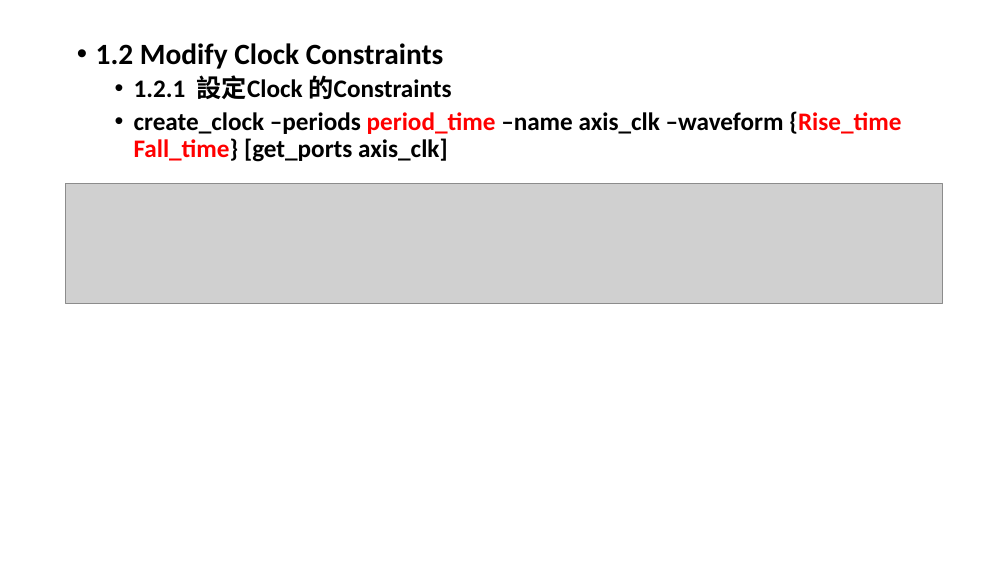
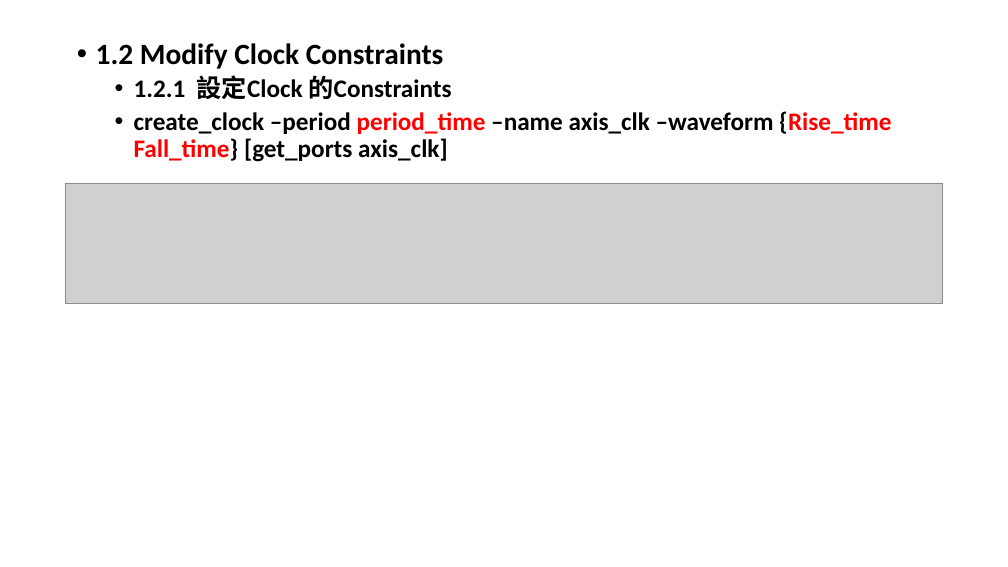
Before and after one commit to bol-edu/caravel-soc_fpga-lab, a slide deck: slide 8 of lab-fir/SYN_Workflow.pptx. Drawn at 1008x567 pixels with LibreOffice and Linux fonts; fonts in the diff are those of the drawing; grey boxes stand for pictures. Boxes give left, top, right and bottom in pixels: in the first picture for what was removed or moved away, otherwise in the second. Text is boxed around its words. In the diff, an @@ line names an element or a change of style, - is before the commit and + after.

```diff
--- a/lab-fir/SYN_Workflow.pptx
+++ b/lab-fir/SYN_Workflow.pptx
@@ text at [134, 111, 891, 162]: text changed @@
-  • create_clock –periods period_time –name axis_clk –waveform {Rise_time Fall_time} [get_ports axis_clk]
+  • create_clock –period period_time –name axis_clk –waveform {Rise_time Fall_time} [get_ports axis_clk]
```
